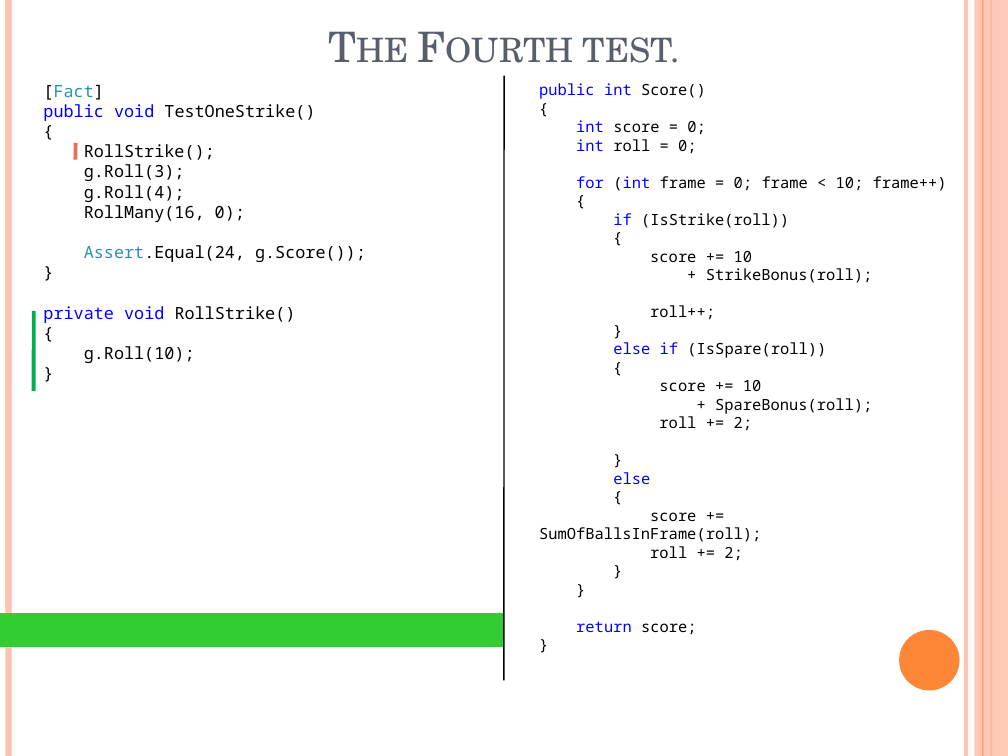
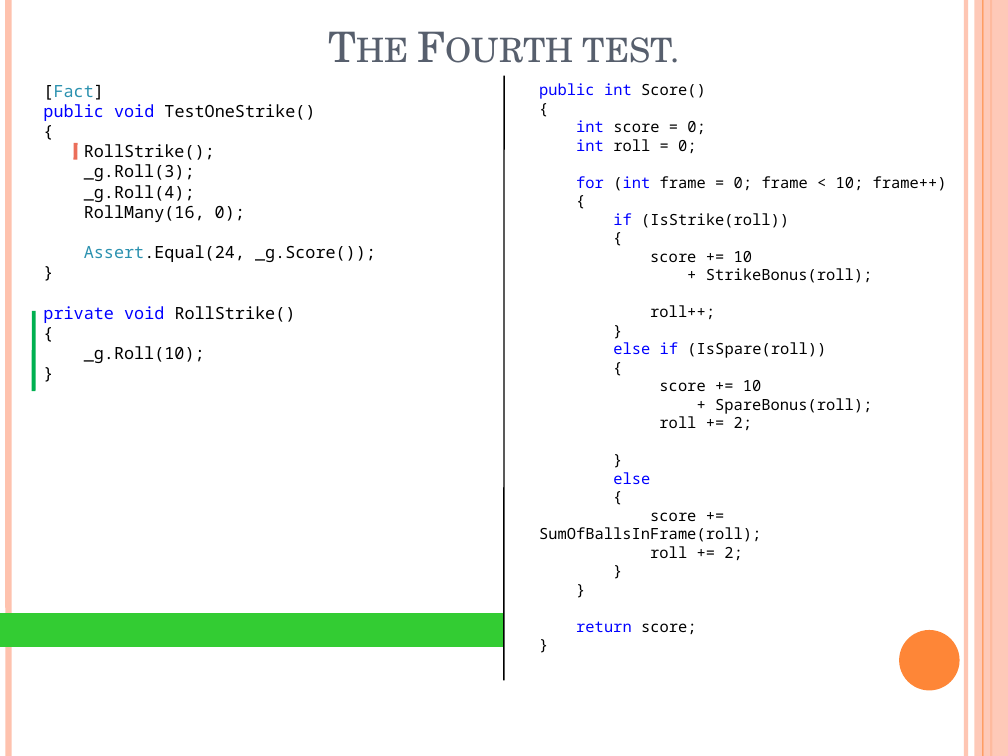
Before and after one commit to nielsruys/workshop-unit-testing, a slide deck: slide 46 of TDD/BowlingGameKata.pptx. Drawn at 1008x756 pixels with LibreOffice and Linux fonts; fonts in the diff are those of the drawing. Boxes give left, top, right and bottom in pixels: in the first picture for what was removed or moved away, otherwise in the second. Text is boxed around its words. In the diff, an @@ line names an element or a change of style, - is before the commit and + after.

```diff
--- a/TDD/BowlingGameKata.pptx
+++ b/TDD/BowlingGameKata.pptx
@@ text at box(84, 164, 195, 202): text changed @@
-g.Roll(3);
-g.Roll(4);
+_g.Roll(3);
+_g.Roll(4);
@@ text at box(84, 245, 376, 262): text changed @@
-Assert.Equal(24, g.Score());
+Assert.Equal(24, _g.Score());
@@ text at box(84, 346, 205, 363): text changed @@
-g.Roll(10);
+_g.Roll(10);
```
Also in this commit, not shown: 30 other slides changed, 5 other files.
